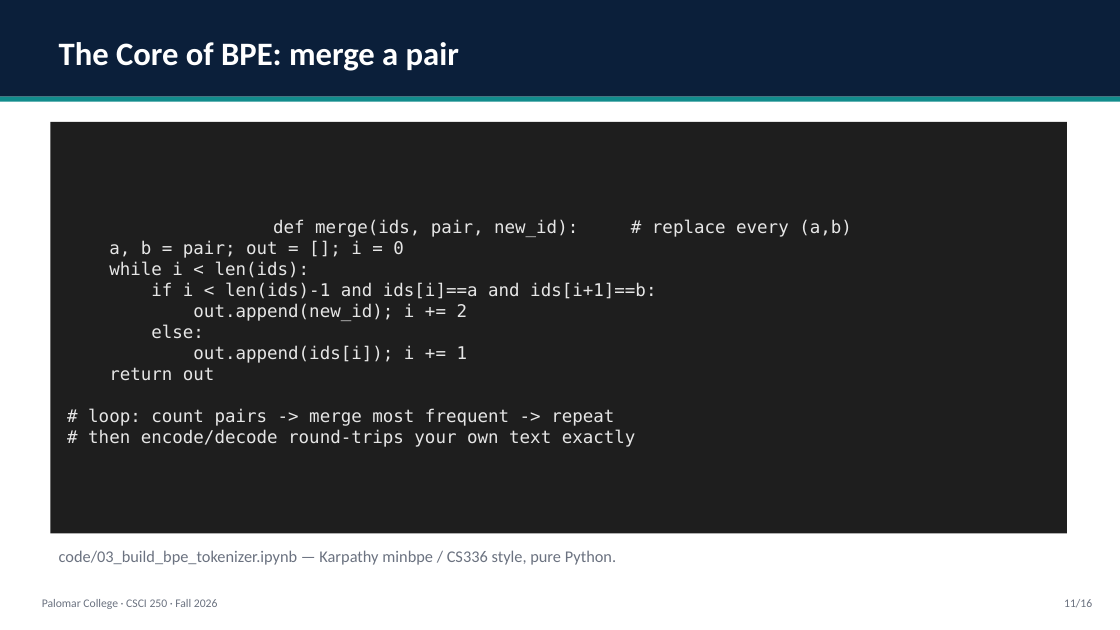
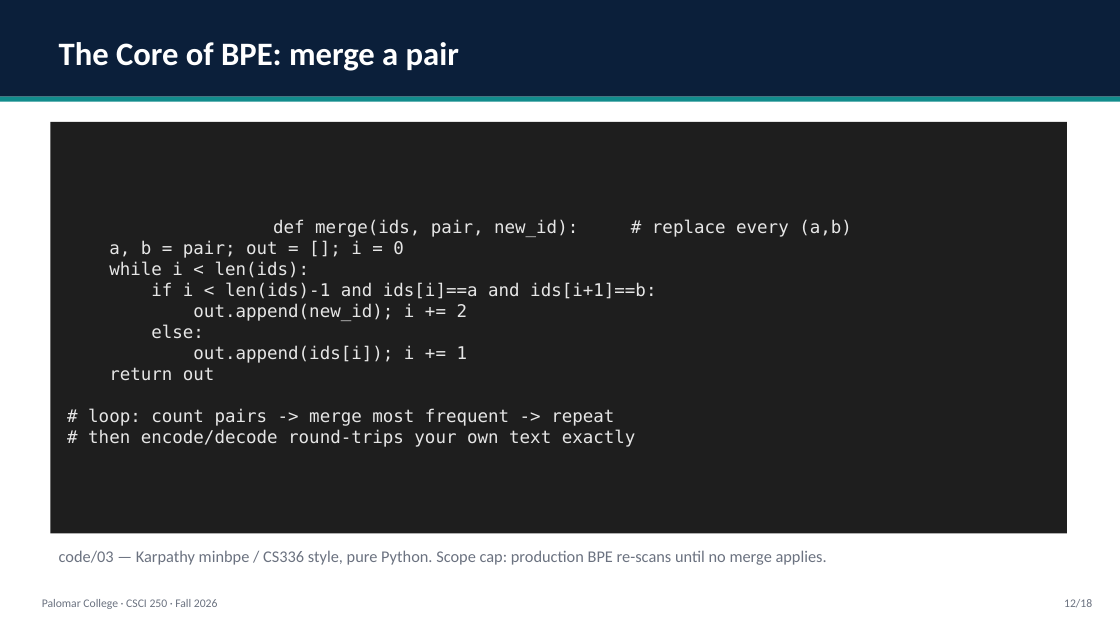
Before and after one commit to gheniabla/intro2ai, a slide deck: slide 12 of CSCI250-Fall2026/content/Week08_LLM-Concepts/slides.pptx (slide 11 before the commit). Drawn at 1120x630 pixels with LibreOffice and Linux fonts; fonts in the diff are those of the drawing. Boxes give left, top, right and bottom in pixels: in the first picture for what was removed or moved away, otherwise in the second. Text is boxed around its words. In the diff, an @@ line names an element or a change of style, - is before the commit and + after.

```diff
--- a/CSCI250-Fall2026/content/Week08_LLM-Concepts/slides.pptx
+++ b/CSCI250-Fall2026/content/Week08_LLM-Concepts/slides.pptx
@@ text at (x1=59, y1=550, x2=827, y2=565): text changed @@
-code/03_build_bpe_tokenizer.ipynb — Karpathy minbpe / CS336 style, pure Python.
+code/03 — Karpathy minbpe / CS336 style, pure Python. Scope cap: production BPE re-scans until no merge applies.
@@ text at (x1=1064, y1=599, x2=1092, y2=607): text changed @@
-11/16
+12/18
```
Also in this commit, not shown: 12 other slides changed, 2 slides added, 51 other files.
